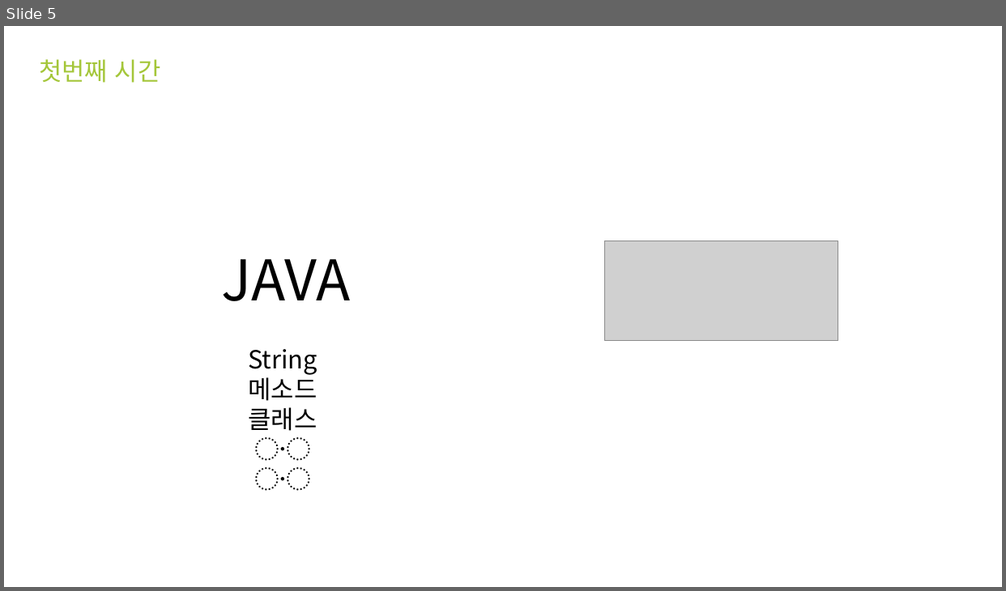
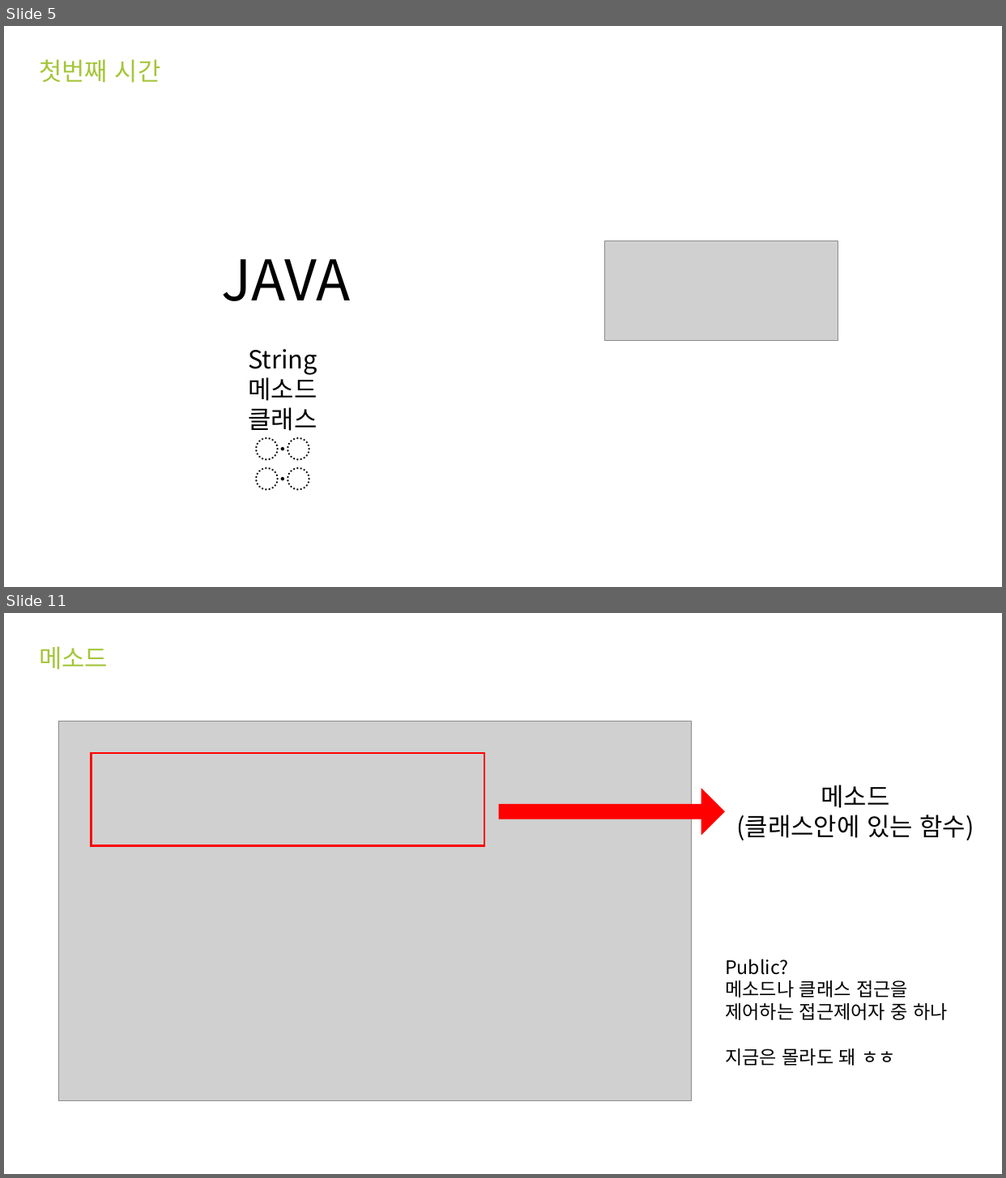
Before and after one commit to SinaGram-DSM/Tasting, a slide deck: Android/Android.pptx. Shown one above the other, each under a label of ours: slide 5 before the commit, slides 5 and 11 after it; the slides between them are not shown. The pictures are 1006x591 and 1006x1178 pixels, drawn with LibreOffice and Linux fonts; fonts in the diff are those of the drawing; grey boxes stand for pictures. Boxes give left, top, right and bottom in pixels: in the first picture for what was removed or moved away, otherwise in the second. Text is boxed around its words. In the diff, an @@ line names an element or a change of style, - is before the commit and + after.

```diff
--- a/Android/Android.pptx
+++ b/Android/Android.pptx
@@ slide 11 added at [4, 613, 1002, 1174], background #FFFFFF @@
@@ text added at [39, 646, 108, 670], 24 pt, text #A4C639 @@
+메소드
@@ picture added at [58, 722, 692, 1101] @@
@@ rectangle added at [91, 753, 484, 845], outline #FF0000 2.25 pt @@
@@ right arrow added at [500, 789, 725, 834], fill #FF0000, outline #FF0000 1 pt @@
@@ text added at [737, 785, 974, 841], 24 pt, text #000000 @@
+메소드
+(클래스안에 있는 함수)
@@ text added at [725, 959, 948, 1066], 18 pt, text #000000 @@
+Public?
+메소드나 클래스 접근을
+제어하는 접근제어자 중 하나
+지금은 몰라도 돼 ㅎㅎ
```
Also in this commit, not shown: 12 other slides added, 2 slides removed.
